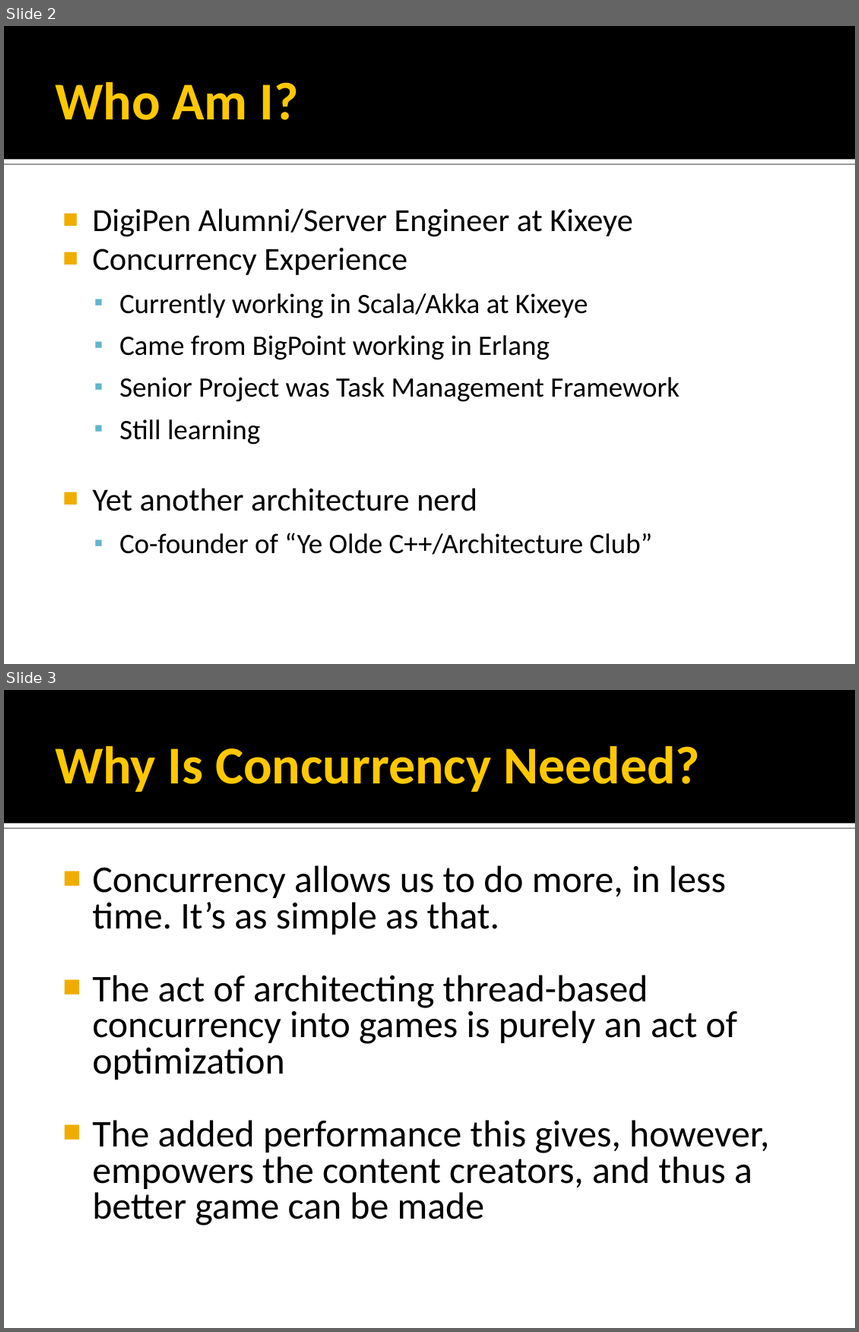
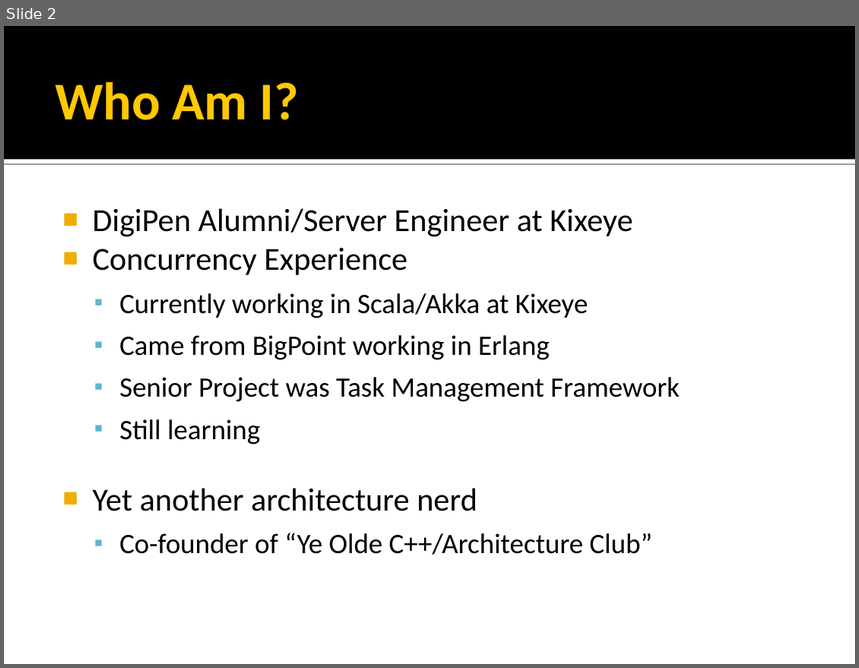
Before and after one commit to rmeisler/example_code, a slide deck: Concurrency Strategies.ppt. Shown one above the other, each under a label of ours: slides 2 and 3 before the commit, slide 2 after it. The pictures are 859x1332 and 859x668 pixels, drawn with LibreOffice and Linux fonts; fonts in the diff are those of the drawing. Boxes give left, top, right and bottom in pixels: in the first picture for what was removed or moved away, otherwise in the second. Text is boxed around its words. In the diff, an @@ line names an element or a change of style, - is before the commit and + after.

```diff
--- a/Concurrency Strategies.ppt
+++ b/Concurrency Strategies.ppt
@@ slide 3 removed at (4,690,855,1328), background #FFFFFF; not listed: 2 template elements that a slide beside it also shows @@
@@ title removed at (55,746,700,792) @@
-Why Is Concurrency Needed?
@@ text removed at (92,866,769,1226) @@
-■ Concurrency allows us to do more, in less time. It’s as simple as that.
-■ The act of architecting thread-based concurrency into games is purely an act of optimization
-■ The added performance this gives, however, empowers the content creators, and thus a better game can be made
```
Also in this commit, not shown: 3 slides changed, 42 slides added, 18 other slides removed, 17 other files.
